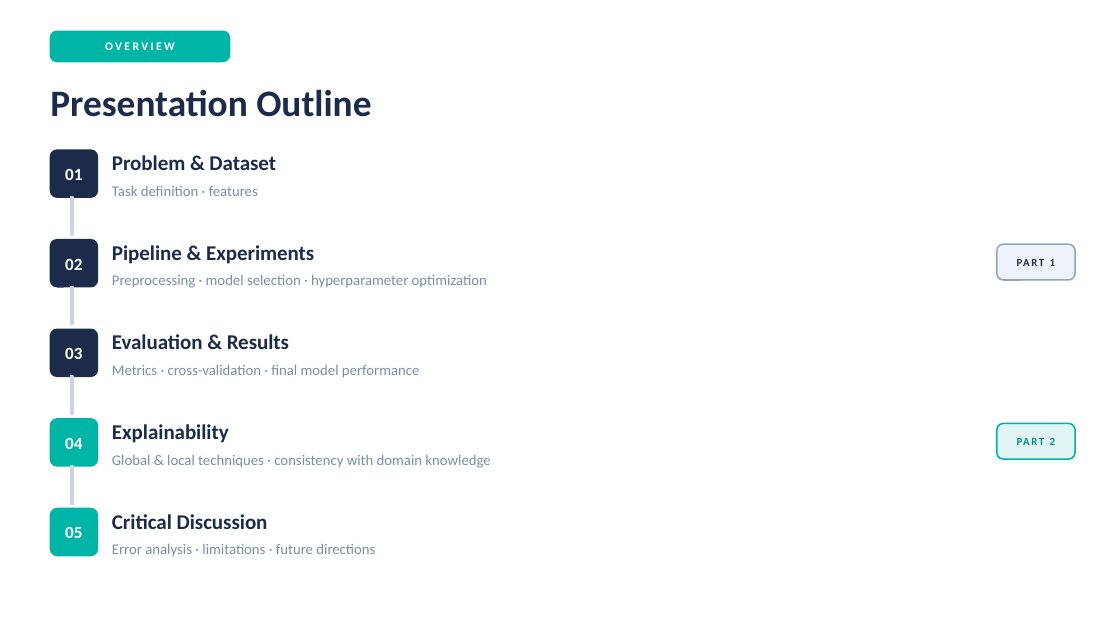
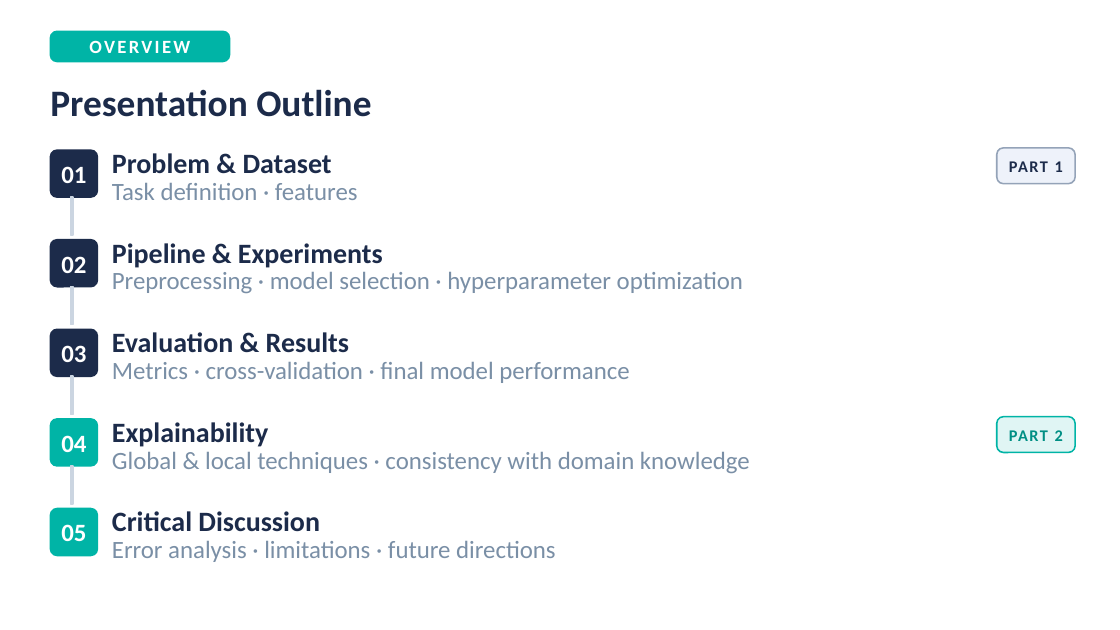
Before and after one commit to AndreaZanin02/HitPredictor-Steam, a slide deck: slide 2 of documentation/Presentation.pptx. Drawn at 1120x630 pixels with LibreOffice and Linux fonts; fonts in the diff are those of the drawing. Boxes give left, top, right and bottom in pixels: in the first picture for what was removed or moved away, otherwise in the second. Text is boxed around its words. In the diff, an @@ line names an element or a change of style, - is before the commit and + after.

```diff
--- a/documentation/Presentation.pptx
+++ b/documentation/Presentation.pptx
@@ text "OVERVIEW" at box(89, 40, 190, 53): size 7.5 to 12 pt @@
@@ text "PART 1" at box(1009, 161, 1063, 172): size 7 to 10.5 pt @@
@@ text "PART 1": place and size @@
-text "PART 1" at box(1050, 259, 1056, 266)
+text "PART 1" at box(1009, 161, 1063, 172)
@@ rounded rectangle: place and size @@
-rounded rectangle at box(997, 244, 1075, 280)
+rounded rectangle at box(997, 148, 1075, 184)
@@ text "PART 2" at box(1009, 430, 1063, 441): size 7 to 10.5 pt @@
@@ rounded rectangle: place and size @@
-rounded rectangle at box(997, 423, 1075, 459)
+rounded rectangle at box(997, 417, 1075, 452)
@@ size 11 to 16 pt in 5 elements at box(61, 166, 86, 183), box(61, 256, 86, 273), box(61, 345, 86, 362), box(61, 435, 86, 452), box(61, 524, 86, 541) @@
@@ size 13.5 to 18 pt in 5 elements at box(112, 153, 332, 174), box(112, 243, 383, 268), box(112, 332, 349, 353), box(112, 422, 268, 447), box(112, 511, 320, 532) @@
@@ size 9.5 to 16 pt in 5 elements at box(112, 183, 358, 200), box(112, 272, 743, 293), box(112, 362, 629, 383), box(112, 452, 750, 473), box(112, 541, 556, 562) @@
```
Also in this commit, not shown: 11 other slides changed, 1 other file.
